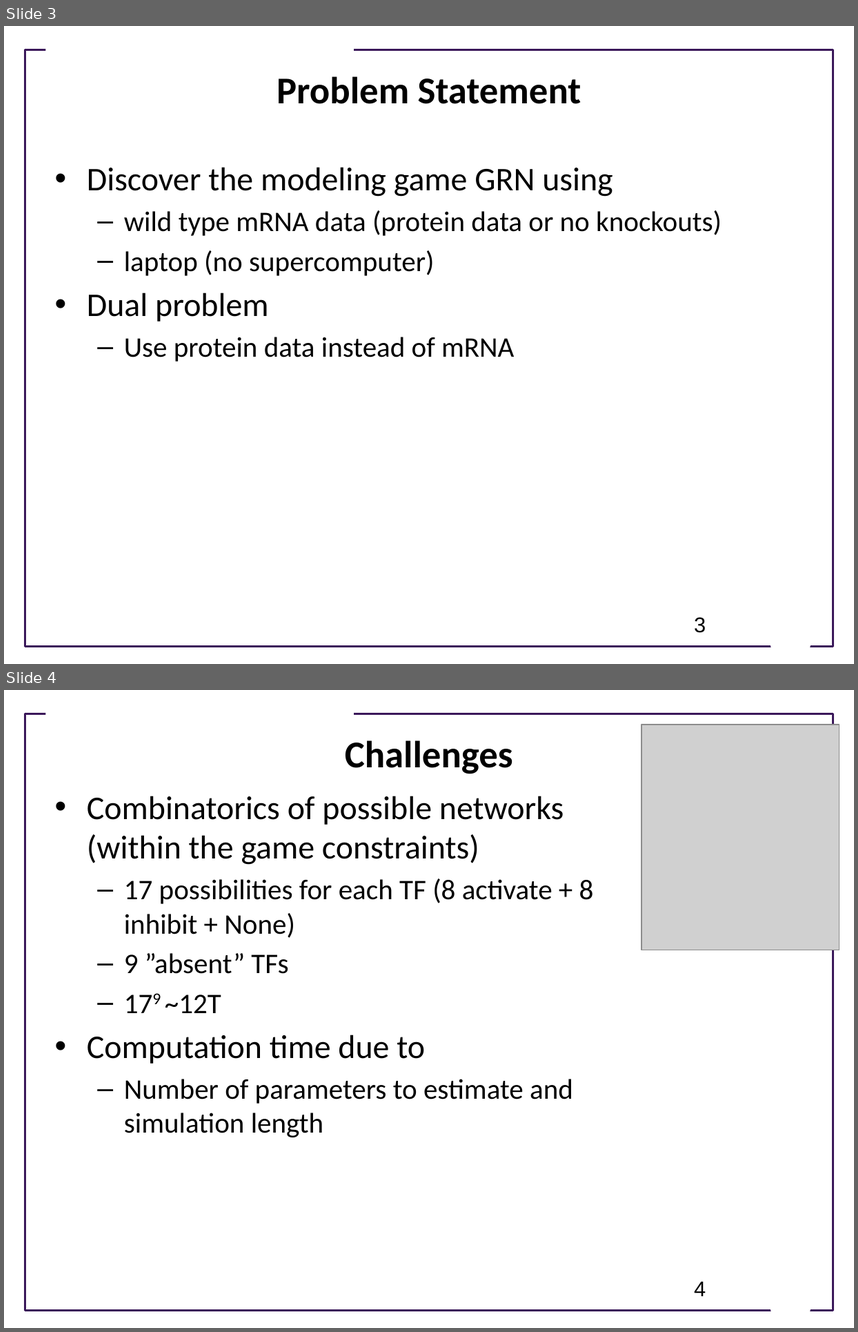
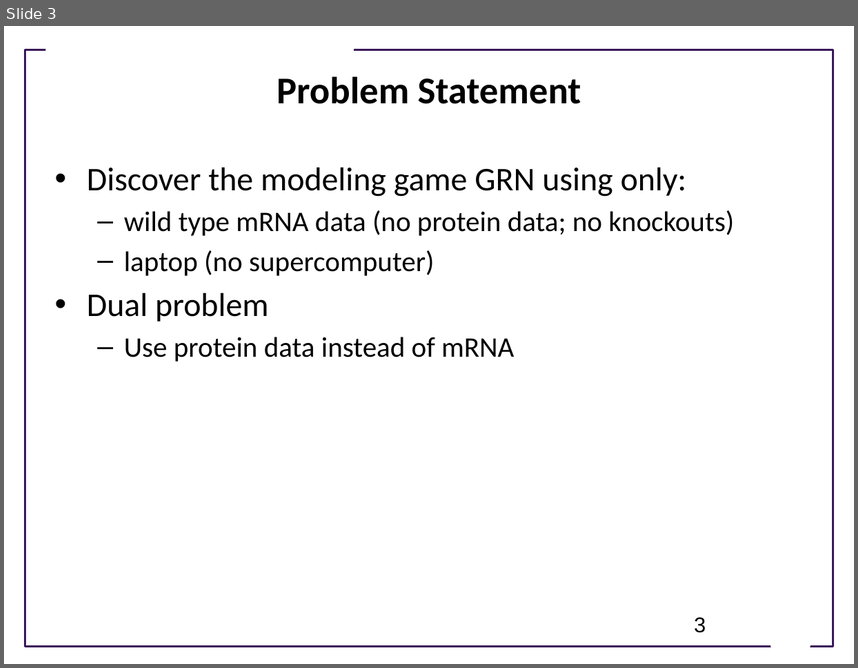
Before and after one commit to ModelEngineering/advancing-biomedical-models, a slide deck: ModelingGame/Summary of Approach to Modeling Game.pptx. Shown one above the other, each under a label of ours: slides 3 and 4 before the commit, slide 3 after it. The pictures are 858x1332 and 858x668 pixels, drawn with LibreOffice and Linux fonts; fonts in the diff are those of the drawing; grey boxes stand for pictures; background and template pictures are left out. Boxes give left, top, right and bottom in pixels: in the first picture for what was removed or moved away, otherwise in the second. Text is boxed around its words. In the diff, an @@ line names an element or a change of style, - is before the commit and + after.

```diff
--- a/ModelingGame/Summary of Approach to Modeling Game.pptx
+++ b/ModelingGame/Summary of Approach to Modeling Game.pptx
@@ slide 4 removed at bbox=[4, 690, 854, 1328], background #FFFFFF; not listed: 3 template elements that a slide beside it also shows @@
@@ picture removed at bbox=[642, 725, 840, 950] @@
@@ title removed at bbox=[345, 740, 513, 774] @@
-Challenges
@@ text removed at bbox=[87, 796, 594, 1137] @@
-• Combinatorics of possible networks (within the game constraints)
-  – 17 possibilities for each TF (8 activate + 8 inhibit + None)
-  – 9 ”absent” TFs
-  – 179 ~12T
-• Computation time due to
-  – Number of parameters to estimate and simulation length
@@ page number removed at bbox=[694, 1281, 706, 1296] @@
-4
@@ slide 3 changed as well @@
@@ text at bbox=[87, 167, 734, 236]: text changed @@
-• Discover the modeling game GRN using
-  – wild type mRNA data (protein data or no knockouts)
+• Discover the modeling game GRN using only:
+  – wild type mRNA data (no protein data; no knockouts)
```
Also in this commit, not shown: 4 other slides changed, 6 slides added, 2 other slides removed.
